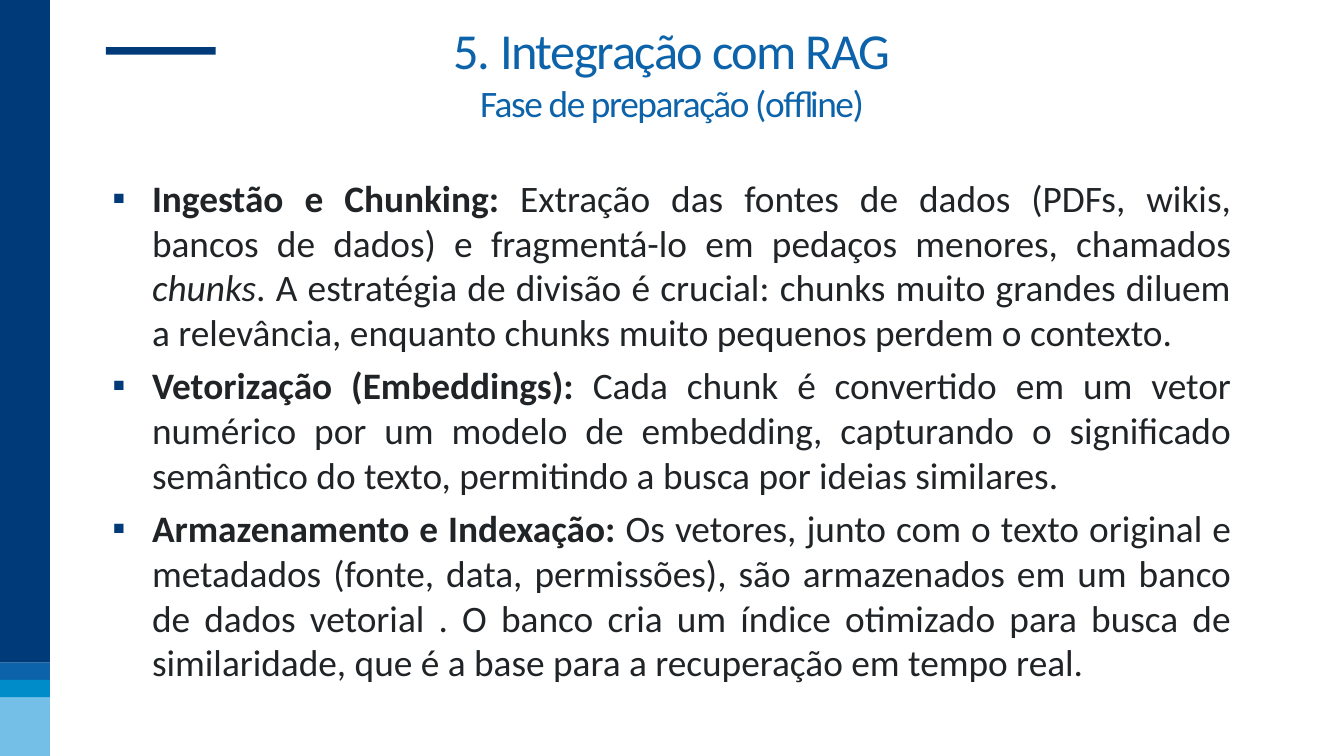
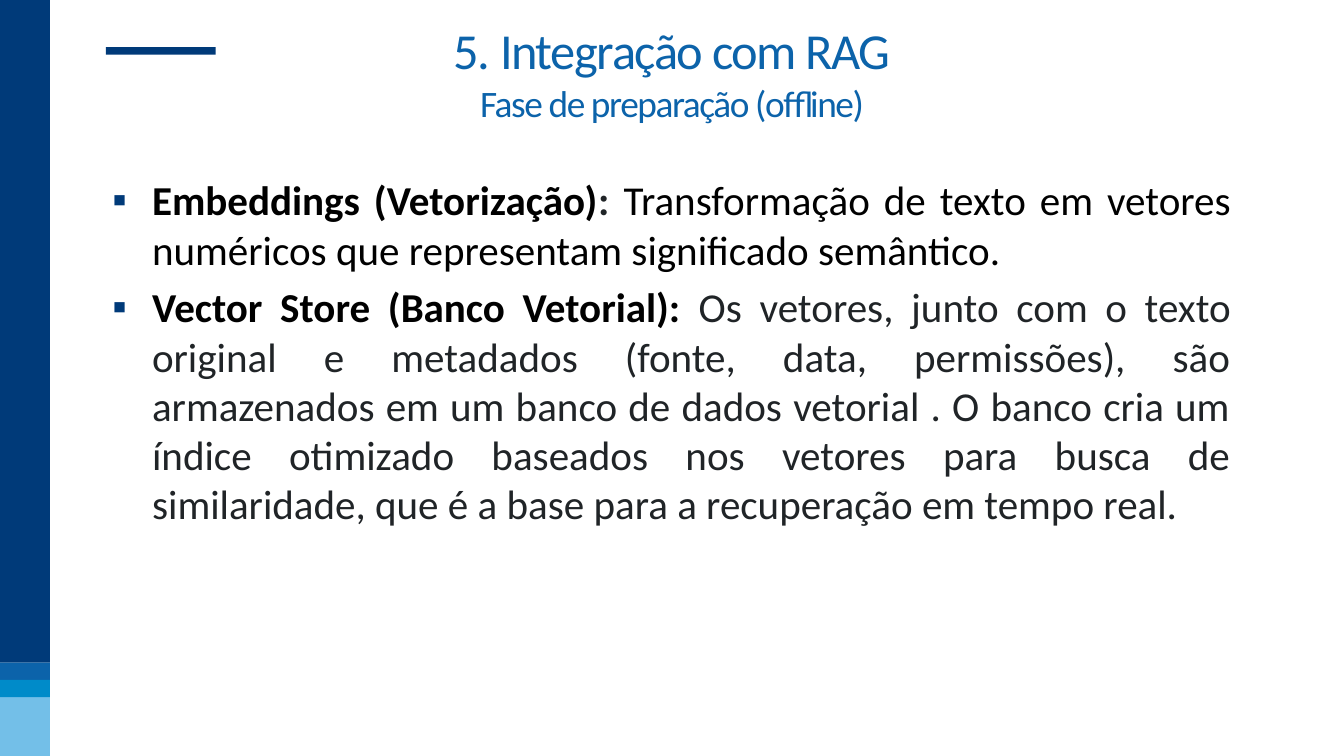
Before and after one commit to nogueira-cavalcante/FGV, a slide deck: slide 40 of MLOps - incorporando soluções aos processos de negócio/apresentações/02 - LLMOps.pptx (slide 38 before the commit). Drawn at 1344x756 pixels with LibreOffice and Linux fonts; fonts in the diff are those of the drawing; background and template pictures are left out. Boxes give left, top, right and bottom in pixels: in the first picture for what was removed or moved away, otherwise in the second. Text is boxed around its words. In the diff, an @@ line names an element or a change of style, - is before the commit and + after.

```diff
--- a/MLOps - incorporando soluções aos processos de negócio/apresentações/02 - LLMOps.pptx
+++ b/MLOps - incorporando soluções aos processos de negócio/apresentações/02 - LLMOps.pptx
@@ text at [152,184,1231,526]: text changed; size 40 to 44 pt @@
-▪ Ingestão e Chunking: Extração das fontes de dados (PDFs, wikis, bancos de dados) e fragmentá-lo em pedaços menores, chamados chunks. A estratégia de divisão é crucial: chunks muito grandes diluem a relevância, enquanto chunks muito pequenos perdem o contexto.
-▪ Vetorização (Embeddings): Cada chunk é convertido em um vetor numérico por um modelo de embedding, capturando o significado semântico do texto, permitindo a busca por ideias similares.
-▪ Armazenamento e Indexação: Os vetores, junto com o texto original e metadados (fonte, data, permissões), são armazenados em um banco de dados vetorial . O banco cria um índice otimizado para busca de similaridade, que é a base para a recuperação em tempo real.
+▪ Embeddings (Vetorização): Transformação de texto em vetores numéricos que representam significado semântico.
+▪ Vector Store (Banco Vetorial): Os vetores, junto com o texto original e metadados (fonte, data, permissões), são armazenados em um banco de dados vetorial . O banco cria um índice otimizado baseados nos vetores para busca de similaridade, que é a base para a recuperação em tempo real.
```
Also in this commit, not shown: 9 other slides changed, 8 slides added, 1 slide removed, 2 other files.
